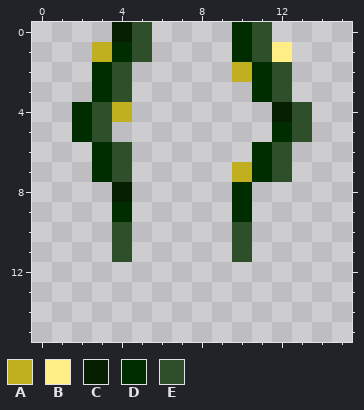
File history of a pixel-art sprite, vines/textures/vines_willow_end.png. The picture above is the old version.
The file is 16x16 pixels. Colours within 5 levels of each other are drawn and written as one.
Palette (. is transparent): A #c0b020  B #feee85  C #051f00  D #002d00  E #2f4f2b
Pixels before, first column x 2:
 0 ..CE....DE..
 1 .ADE....DEB.
 2 .DE.....ADE.
 3 .DE......DE.
 4 DEA.......CE
 5 DE........DE
 6 .DE......DE.
 7 .DE.....ADE.
 8 ..C.....D...
 9 ..D.....D...
10 ..E.....E...
11 ..E.....E...
After the commit:
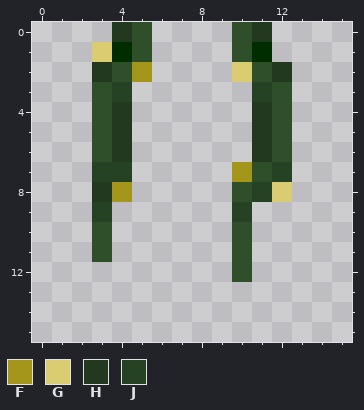
Colours new in this view: F #a4961a  G #dacc71  H #22391f  J #254225
Edits made:
Changed rows in their new state; - is an unchanged pixel.
first column x 2:
 0 --H-----EH--
 1 -G------ED.-
 2 -H-F----GEH-
 3 -EJ------J--
 4 .-H------HE.
 5 .-H------HE.
 6 -EH------H--
 7 -JJ-----FEJ-
 8 -HF-----EJG-
 9 -J.-----J---
10 -E.---------
11 -E.---------
12 --------E---
